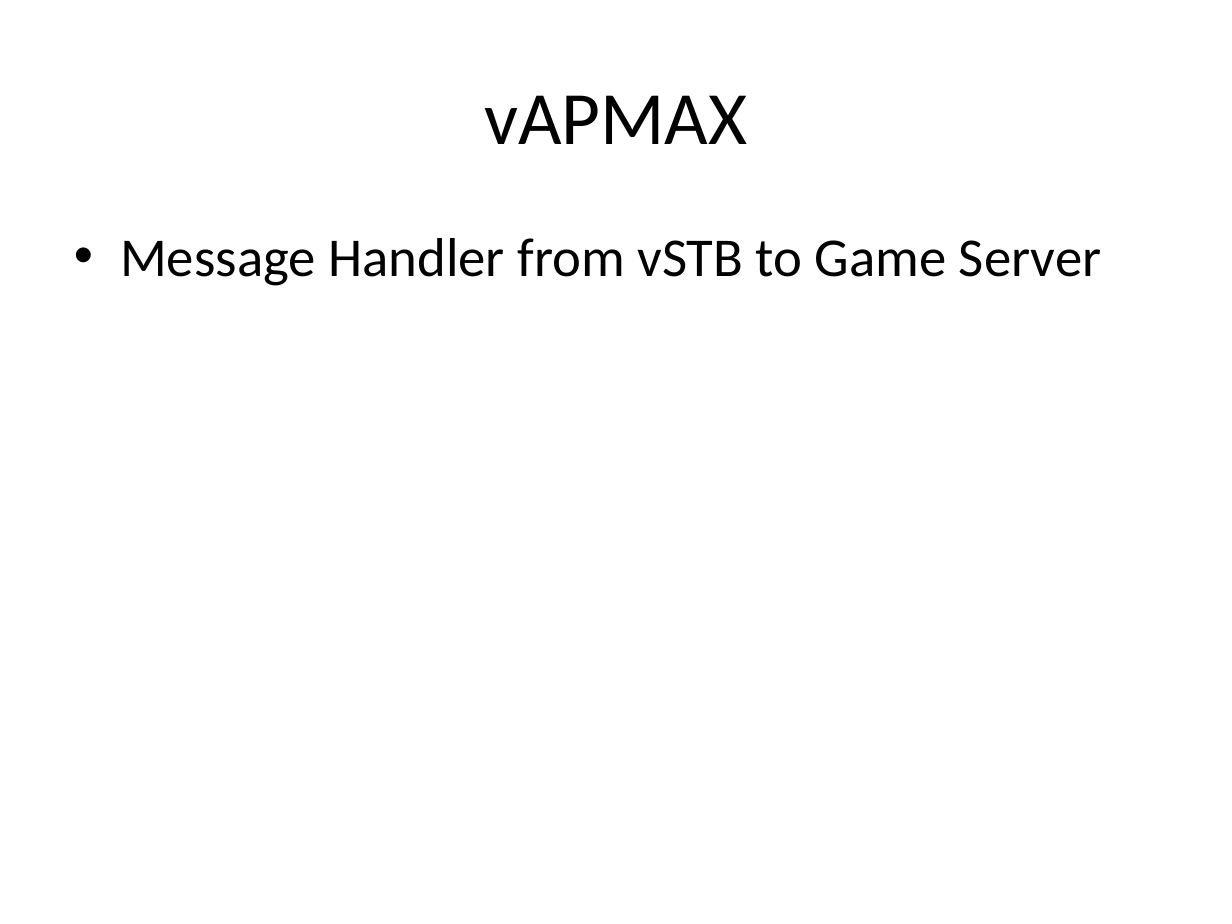
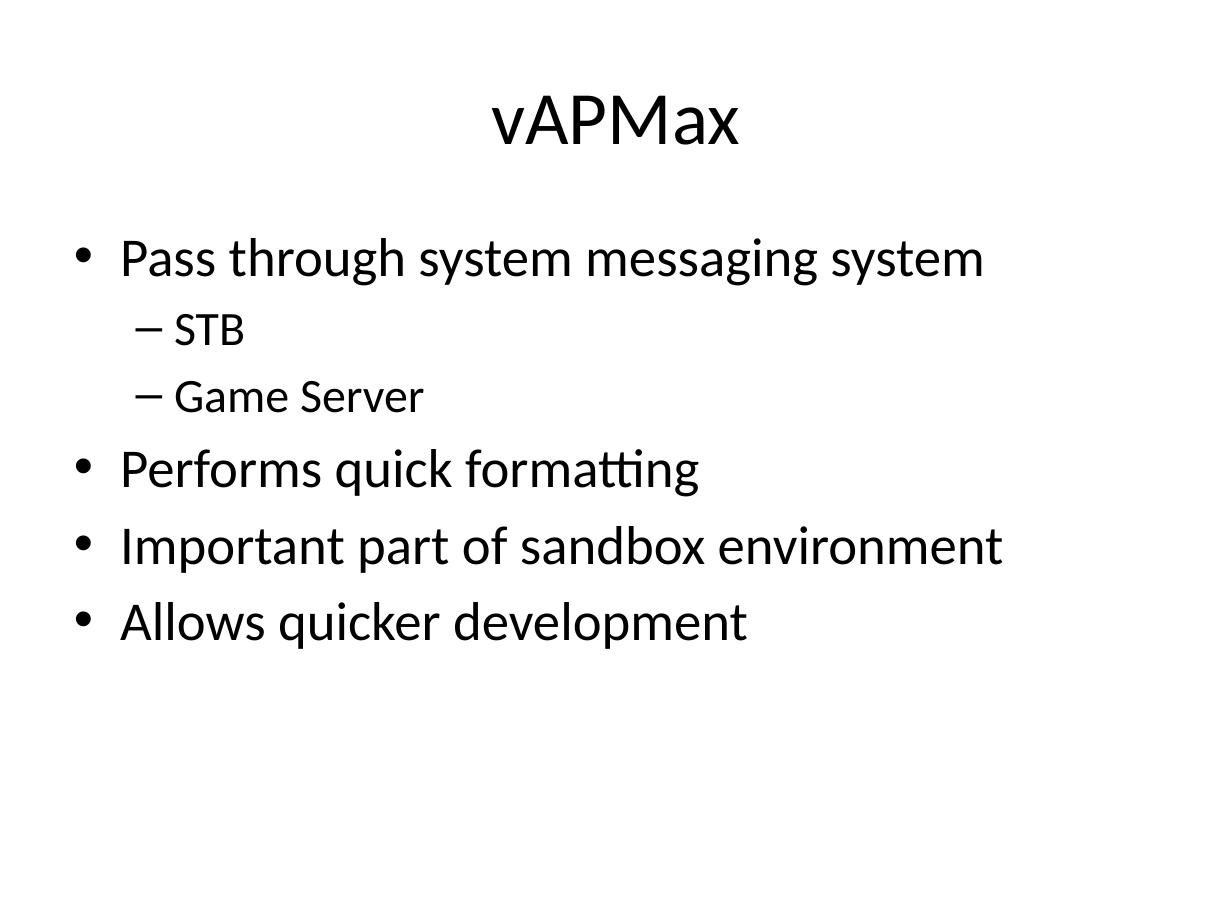
Before and after one commit to SDSMT-CSC/STBMF, a slide deck: slide 11 of docs/srDesign_ClientPresentation2.pptx. Drawn at 1232x924 pixels with LibreOffice and Linux fonts; fonts in the diff are those of the drawing. Boxes give left, top, right and bottom in pixels: in the first picture for what was removed or moved away, otherwise in the second. Text is boxed around its words. In the diff, an @@ line names an element or a change of style, - is before the commit and + after.

```diff
--- a/docs/srDesign_ClientPresentation2.pptx
+++ b/docs/srDesign_ClientPresentation2.pptx
@@ title at box(491, 95, 740, 145): text changed @@
-vAPMAX
+vAPMax
@@ text at box(120, 238, 1004, 649): text changed @@
-• Message Handler from vSTB to Game Server
+• Pass through system messaging system
+  – STB
+  – Game Server
+• Performs quick formatting
+• Important part of sandbox environment
+• Allows quicker development
```
Also in this commit, not shown: 3 other slides changed, 1 slide added.
